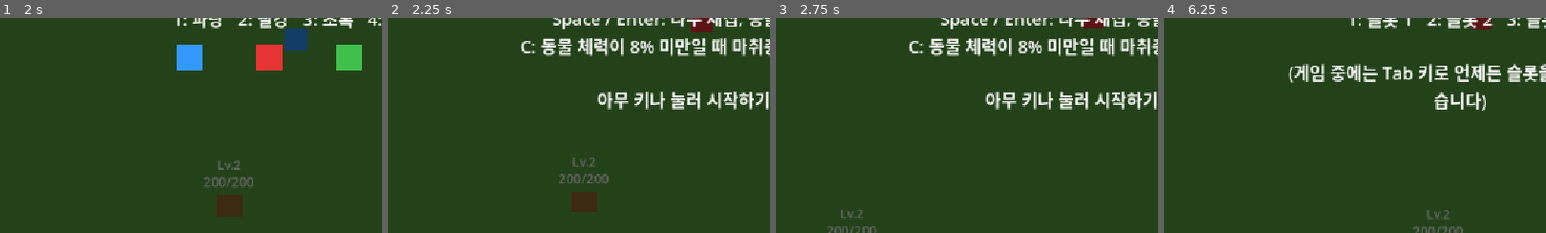
Above: before the commit, frames 1-4 (left to right).
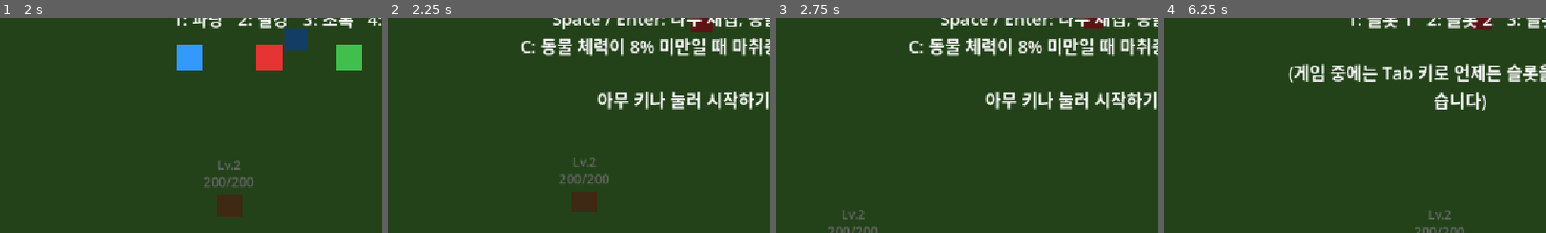
Above: after the commit, the same moments.

Repository: kimtuna/test_game
Game: Godot game, scene res://scenes/Main.tscn
Same seed, same stepped clock (60 frames per second), same inputs: the game is played once before the commit and once after it.
Inputs (mouse positions are % of the whole screen's width and height, from its top left):
- Up to frame 1 (2 s): tap Enter (ui_accept) at 0.5, 0.77, 1.52 s; move the mouse to (72, 45) at 0.52 s; hold Right (ui_right) 0.53-1.28 s; tap C (capture) at 0.6 s; click (72, 45) at 0.67 s; move the mouse to (30, 55) at 1.27 s; hold Down (ui_down) from 1.28 s (still down); tap 1 at 1.35 s
- Up to frame 2 (2.25 s): move the mouse to (60, 28) at 2.02 s; release Down (ui_down) at 2.03 s; hold Right (ui_right) from 2.03 s (still down); tap 2 at 2.1 s
- Up to frame 3 (2.75 s): keep holding Right (ui_right)
- Up to frame 4 (6.25 s): move the mouse to (45, 70) at 2.77 s; release Right (ui_right) at 2.78 s; hold Up (ui_up) 2.78-3.53 s; tap 3 at 2.85 s; click (45, 70) at 2.92 s; tap Enter (ui_accept) at 3.02, 3.77, 4.52, 6.02 s; move the mouse to (80, 65) at 3.52 s; hold Left (ui_left) 3.53-5.03 s; tap 4 at 3.6 s; move the mouse to (20, 35) at 4.27 s; tap Tab at 4.35 s; move the mouse to (55, 50) at 5.02 s; hold Down (ui_down) 5.03-5.78 s; tap Space at 5.1 s; click (55, 50) at 5.17 s; move the mouse to (35, 25) at 5.77 s; hold Right (ui_right) from 5.78 s (still down); tap C (capture) at 5.85 s
The pictures show only the part of the screen within x 11-61%, y 50-100%; the shares and areas given below are measured in that part.

Frame 1 is identical in both runs. In frame 2, 0.1% of the frame differs, in the area x 44-58%, y 64-77%; in frame 3, 0.4%, in the area x 13-27%, y 89-100%; in frame 4, 0.4%.

Commit message:
feat: 멀티플레이 - 피어 접속/해제 시 Player 인스턴스 스폰/제거 최소 로직
MultiplayerSpawner를 Main.tscn에 추가하고, NetworkManager의
peer_connected_to_me/peer_disconnected_from_me 시그널을 받아 서버가 피어마다
Player 인스턴스를 스폰/제거하도록 연결했다(위치 동기화는 다음 단계로 미룸).
자기 자신(id=1)은 기존과 동일하게 "Player"로 스폰해 기존 12개 헤드리스
테스트와의 이름 호환성을 유지했다.

Diff:
--- a/scenes/Main.tscn
+++ b/scenes/Main.tscn
@@ -1,6 +1,5 @@
-[gd_scene load_steps=6 format=3]
+[gd_scene load_steps=5 format=3]
 
-[ext_resource type="PackedScene" path="res://scenes/Player.tscn" id="1"]
 [ext_resource type="Script" path="res://scripts/terrain.gd" id="2"]
 [ext_resource type="PackedScene" path="res://scenes/Tree.tscn" id="3"]
 [ext_resource type="Script" path="res://scripts/main.gd" id="4"]
@@ -18,8 +17,9 @@
 [node name="Island" type="Sprite2D" parent="Terrain"]
 position = Vector2(576, 324)
 
-[node name="Player" parent="." instance=ExtResource("1")]
-position = Vector2(576, 324)
+[node name="PlayerSpawner" type="MultiplayerSpawner" parent="."]
+_spawnable_scenes = PackedStringArray("res://scenes/Player.tscn")
+spawn_path = NodePath("..")
 
 [node name="Tree" parent="." instance=ExtResource("3")]
 position = Vector2(900, 500)
--- a/scripts/main.gd
+++ b/scripts/main.gd
@@ -55,6 +55,23 @@
 # slot_colors: 슬롯 번호 -> 그 슬롯에서 마지막으로 고른 색. 아직 한 번도
 # 커스터마이징하지 않은 슬롯은 키 자체가 없어, 처음 선택 시 커스터마이징
 # 오버레이로 자연스럽게 이어진다.
+# design.md의 "멀티플레이(세션 서버 방식)" 로드맵의 다음 조각. status.md #32가
+# 만든 NetworkManager는 접속 자체(핸드셰이크)만 검증했고 실제 게임 오브젝트는
+# 아직 하나도 연결되어 있지 않았다. 이번 조각은 "위치 동기화 없이, 접속하면
+# 각자의 화면에 캐릭터가 나타난다"는 최소 수준까지만 다룬다 — 서버(호스트)가
+# peer_connected_to_me/peer_disconnected_from_me 시그널을 받아 Player 인스턴스를
+# 스폰/제거하면, Main.tscn에 새로 추가한 MultiplayerSpawner가 그 추가/제거를
+# 다른 접속자에게 자동으로 복제한다. 이동/애니메이션 동기화(MultiplayerSynchronizer)
+# 는 다음 단계로 미룬다.
+#
+# 자기 자신(호스트, peer id는 ENet 규약상 항상 1)은 기존과 동일하게 "Player"라는
+# 이름으로 스폰한다 — 지금까지 쌓인 12개의 헤드리스 테스트가 모두
+# `main.get_node("Player")`로 이 이름에 의존하고 있어, 이름을 바꾸면 멀티플레이와
+# 무관한 기존 회귀 테스트가 전부 깨지기 때문이다. 이후 접속하는 피어는
+# "Player_<id>"로 구분한다.
+const PLAYER_SCENE: PackedScene = preload("res://scenes/Player.tscn")
+const PLAYER_SPAWN_POSITION := Vector2(576, 324)
+
 var slot_colors: Dictionary = {}
 var current_slot: int = 0
 # pending_tutorial: 이번 세션에서 튜토리얼을 아직 한 번도 보여주지 않았는가.
@@ -63,6 +80,12 @@
 var pending_tutorial: bool = true
 
 func _ready() -> void:
+	var network_manager := get_node("/root/NetworkManager")
+	network_manager.peer_connected_to_me.connect(_on_peer_connected)
+	network_manager.peer_disconnected_from_me.connect(_on_peer_disconnected)
+	if multiplayer.is_server():
+		_spawn_player(multiplayer.get_unique_id())
+
 	for node in get_tree().get_nodes_in_group("harvestable"):
 		node.harvested.connect(_on_harvested)
 	for node in get_tree().get_nodes_in_group("capturable"):
@@ -71,6 +94,28 @@
 	_update_capture_label()
 	_update_equipment_label()
 	slot_overlay.visible = true
+
+func _player_node_name(id: int) -> String:
+	return "Player" if id == 1 else "Player_%d" % id
+
+func _spawn_player(id: int) -> void:
+	var node_name := _player_node_name(id)
+	if has_node(node_name):
+		return
+	var player := PLAYER_SCENE.instantiate()
+	player.name = node_name
+	player.position = PLAYER_SPAWN_POSITION
+	add_child(player)
+
+func _on_peer_connected(id: int) -> void:
+	if multiplayer.is_server():
+		_spawn_player(id)
+
+func _on_peer_disconnected(id: int) -> void:
+	if multiplayer.is_server():
+		var node := get_node_or_null(_player_node_name(id))
+		if node:
+			node.queue_free()
 
 # design.md의 "캐릭터 슬롯"과 "캐릭터 외형을 커스터마이징할 수 있다"를 잇는
 # 최소 흐름. 시작 시 슬롯(1~3)을 고르면, 그 슬롯을 이번 세션에서 처음
--- /dev/null
+++ b/tests/network_player_spawn_headless_test.gd
@@ -0,0 +1,69 @@
+extends SceneTree
+
+# 헤드리스 환경에서 "호스트가 접속을 받으면 접속한 피어마다 Player 인스턴스를
+# 스폰하고, 접속 해제되면 제거한다"는 최소 로직을 검증하는 통합 테스트.
+# 실행: godot --headless --path . --script res://tests/network_player_spawn_headless_test.gd
+#
+# 실제 2-프로세스 ENet 접속(호스트/클라이언트)이 성립하는가는 status.md #32의
+# network_spike_headless_test.gd가 이미 검증했다. 이번 조각에서 새로 생긴 것은
+# "접속했을 때 Main이 실제로 Player 인스턴스를 스폰하는가"라는 게임 쪽 로직이므로,
+# 별도 프로세스를 띄우지 않고 기본(오프라인) 멀티플레이어 피어 상태
+# (multiplayer.is_server() == true)에서 NetworkManager의
+# peer_connected_to_me/peer_disconnected_from_me 시그널 핸들러를 직접 호출해
+# 서버 쪽 분기를 검증한다.
+
+func _initialize() -> void:
+	var main: Node2D = load("res://scenes/Main.tscn").instantiate()
+	root.add_child(main)
+	await process_frame
+
+	var ok := true
+
+	# 오프라인 기본 상태에서도 자기 자신(peer id 1)은 기존과 동일하게 "Player"로
+	# 스폰되어 있어야 한다 — 기존 12개 헤드리스 테스트가 이 이름에 의존한다.
+	if main.get_node_or_null("Player") == null:
+		push_error("FAIL: 시작 시 자기 자신(id=1)의 Player 인스턴스가 스폰되지 않음")
+		ok = false
+
+	# 새 피어(id=2)가 접속했다고 가정하고 시그널 핸들러를 직접 호출.
+	main._on_peer_connected(2)
+	await process_frame
+
+	var joined_player: Node = main.get_node_or_null("Player_2")
+	if joined_player == null:
+		push_error("FAIL: 새 피어(id=2) 접속 시 Player_2 인스턴스가 스폰되지 않음")
+		ok = false
+	elif not joined_player.is_in_group("player"):
+		push_error("FAIL: 새로 스폰된 Player_2가 'player' 그룹에 속하지 않음")
+		ok = false
+
+	var player_count := main.get_tree().get_nodes_in_group("player").size()
+	if player_count != 2:
+		push_error("FAIL: 'player' 그룹 노드 수가 2가 아님 (실제: %d)" % player_count)
+		ok = false
+
+	# 같은 피어의 접속 신호가 중복으로 와도 중복 스폰되면 안 된다.
+	main._on_peer_connected(2)
+	await process_frame
+	player_count = main.get_tree().get_nodes_in_group("player").size()
+	if player_count != 2:
+		push_error("FAIL: 동일 피어 재접속 신호로 Player가 중복 스폰됨 (실제: %d)" % player_count)
+		ok = false
+
+	# 접속 해제되면 해당 피어의 Player만 제거되고, 다른 피어(자기 자신)는 남아야 한다.
+	main._on_peer_disconnected(2)
+	await process_frame
+	await process_frame
+	if main.get_node_or_null("Player_2") != null:
+		push_error("FAIL: 피어(id=2) 접속 해제 후에도 Player_2가 남아있음")
+		ok = false
+	if main.get_node_or_null("Player") == null:
+		push_error("FAIL: 다른 피어의 접속 해제가 자기 자신(id=1)의 Player까지 지워버림")
+		ok = false
+
+	if ok:
+		print("HEADLESS_NETWORK_PLAYER_SPAWN_TEST: PASS")
+		quit(0)
+	else:
+		print("HEADLESS_NETWORK_PLAYER_SPAWN_TEST: FAIL")
+		quit(1)
